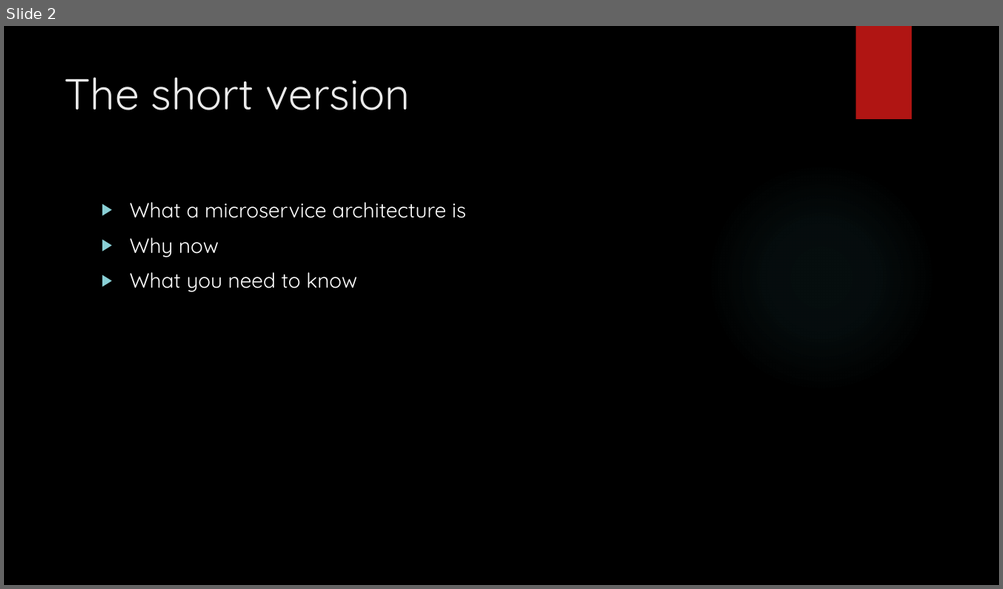
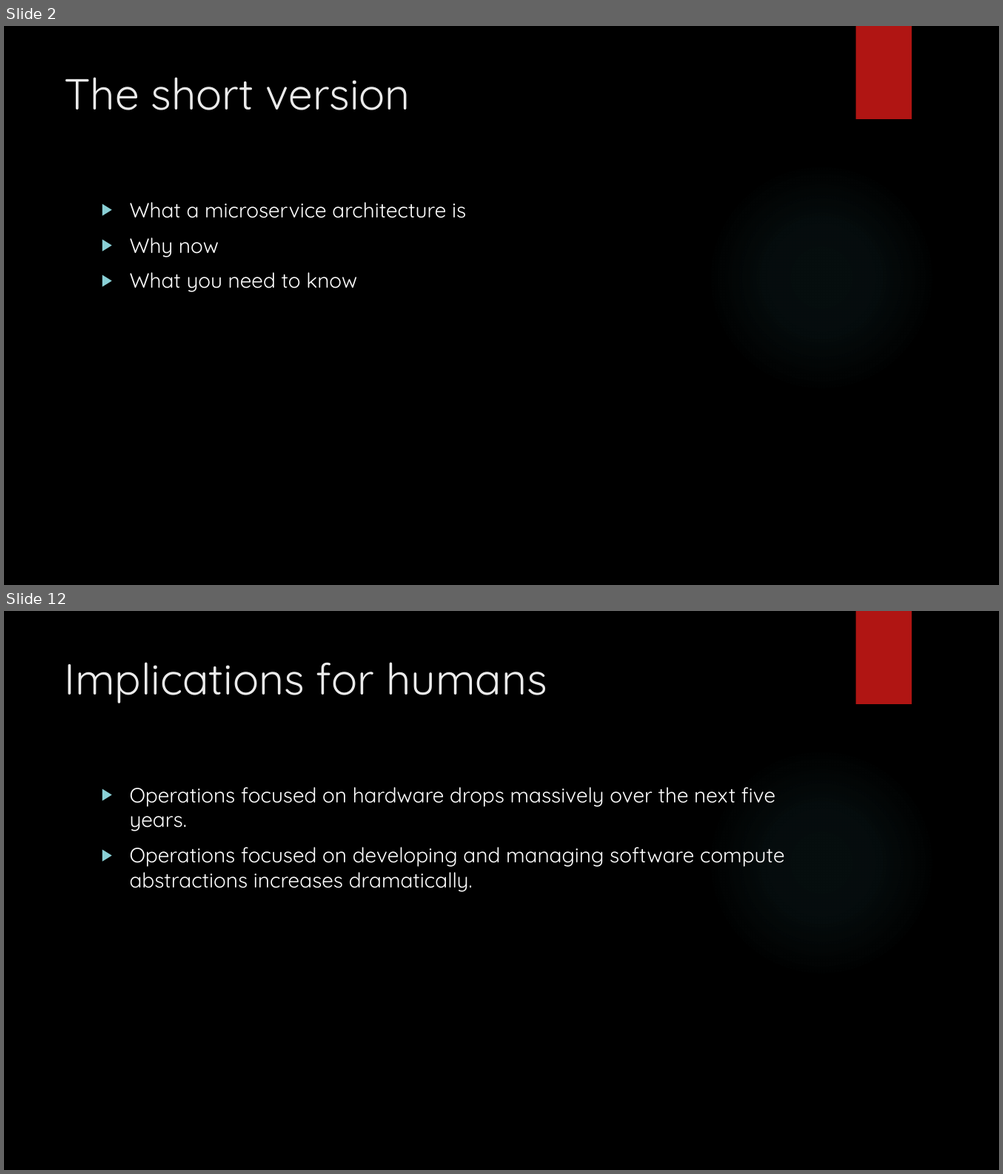
Before and after one commit to arif-aigonix/leap2015, a slide deck: Microservices Overview.pptx. Shown one above the other, each under a label of ours: slide 2 before the commit, slides 2 and 12 after it; the slides between them are not shown. The pictures are 1003x589 and 1003x1174 pixels, drawn with LibreOffice and Linux fonts; fonts in the diff are those of the drawing; background and template pictures are left out. Boxes give left, top, right and bottom in pixels: in the first picture for what was removed or moved away, otherwise in the second. Text is boxed around its words. In the diff, an @@ line names an element or a change of style, - is before the commit and + after.

```diff
--- a/Microservices Overview.pptx
+++ b/Microservices Overview.pptx
@@ slide 12 added at (4,611,999,1170), background picture (left out); not listed: 2 template elements that a slide beside it also shows @@
@@ title added at (64,662,546,703), 42 pt, text #EBEBEB @@
+Implications for humans
@@ text added at (130,787,784,892), 20 pt, text #FFFFFF @@
+▶ Operations focused on hardware drops massively over the next five years.
+▶ Operations focused on developing and managing software compute abstractions increases dramatically.
```
Also in this commit, not shown: 1 slide changed, 16 other slides added.
